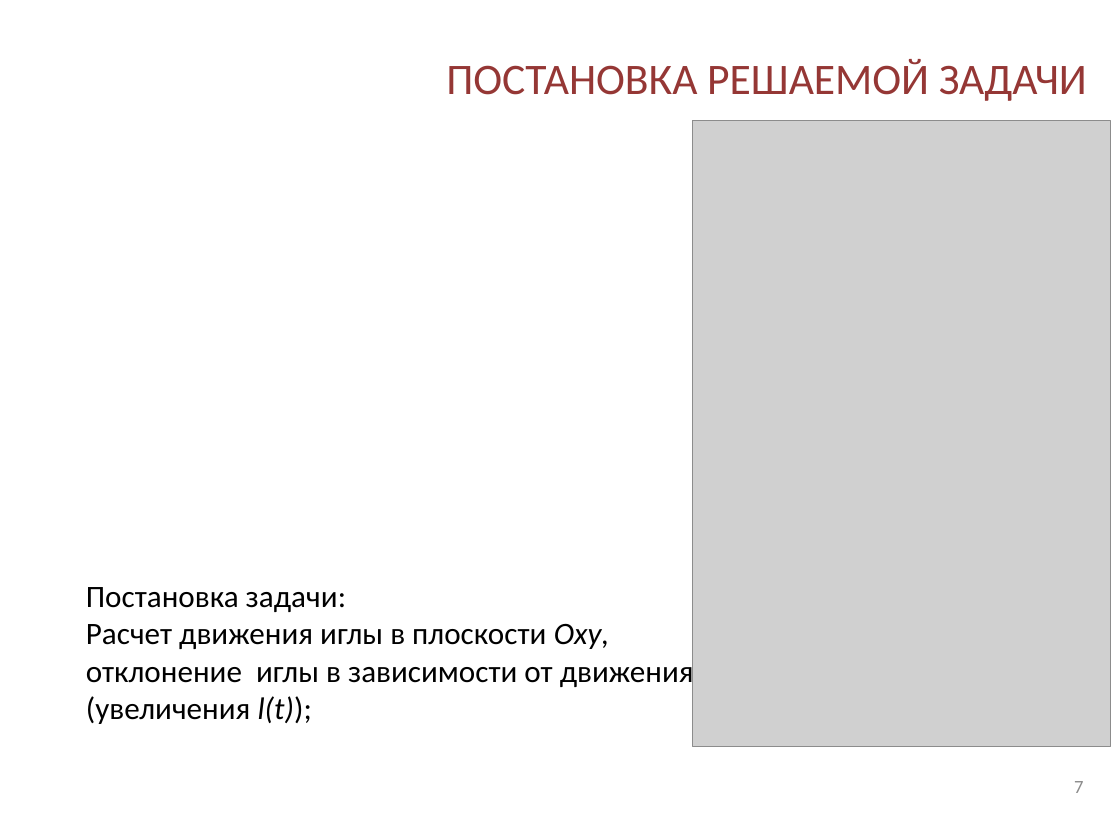
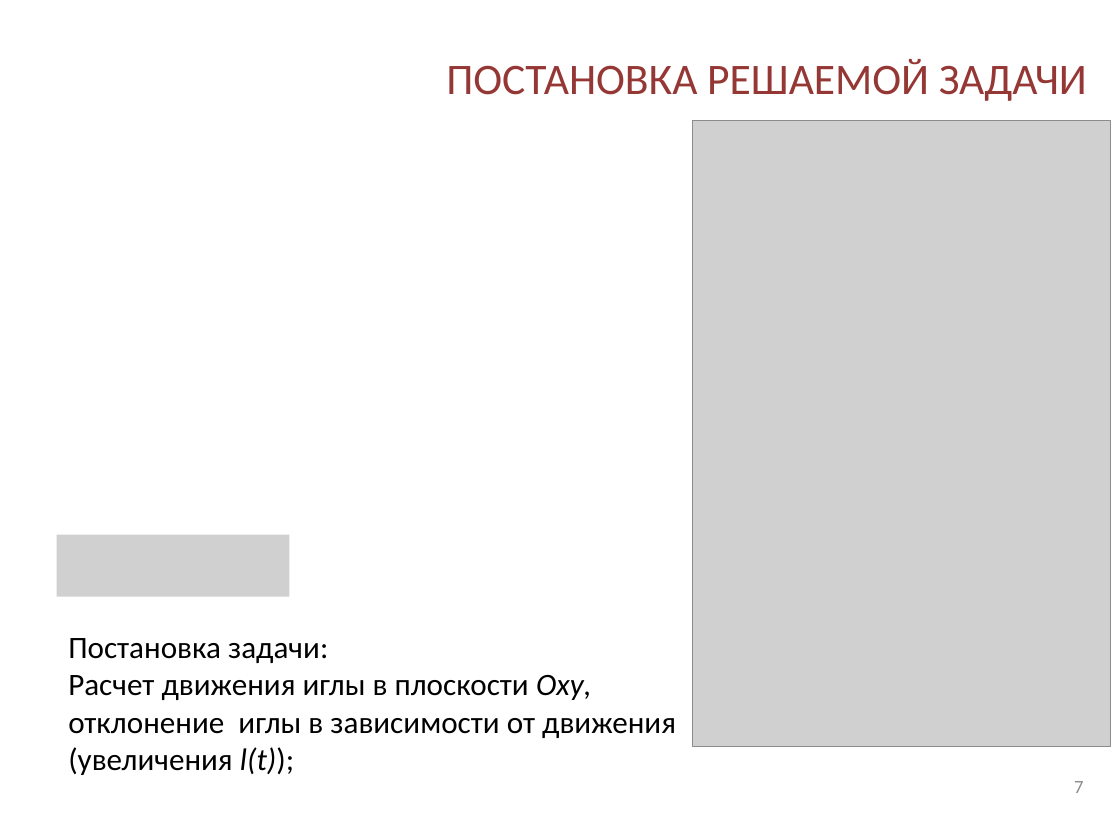
Before and after one commit to IgVaCompany/MyWorks, a slide deck: slide 7 of Dissertacia/MyWork/DocWork/Модель деформируемого объекта управления.pptx. Drawn at 1120x840 pixels with LibreOffice and Linux fonts; fonts in the diff are those of the drawing; grey boxes stand for pictures; background and template pictures are left out. Boxes give left, top, right and bottom in pixels: in the first picture for what was removed or moved away, otherwise in the second. Text is boxed around its words. In the diff, an @@ line names an element or a change of style, - is before the commit and + after.

```diff
--- a/Dissertacia/MyWork/DocWork/Модель деформируемого объекта управления.pptx
+++ b/Dissertacia/MyWork/DocWork/Модель деформируемого объекта управления.pptx
@@ picture added at (57,534,290,596) @@
@@ text "Постановка задачи:": place and size @@
-text "Постановка задачи:" at (86,587,694,724)
+text "Постановка задачи:" at (68,638,676,775)
```
Also in this commit, not shown: 4 other slides changed, 2 other files.
